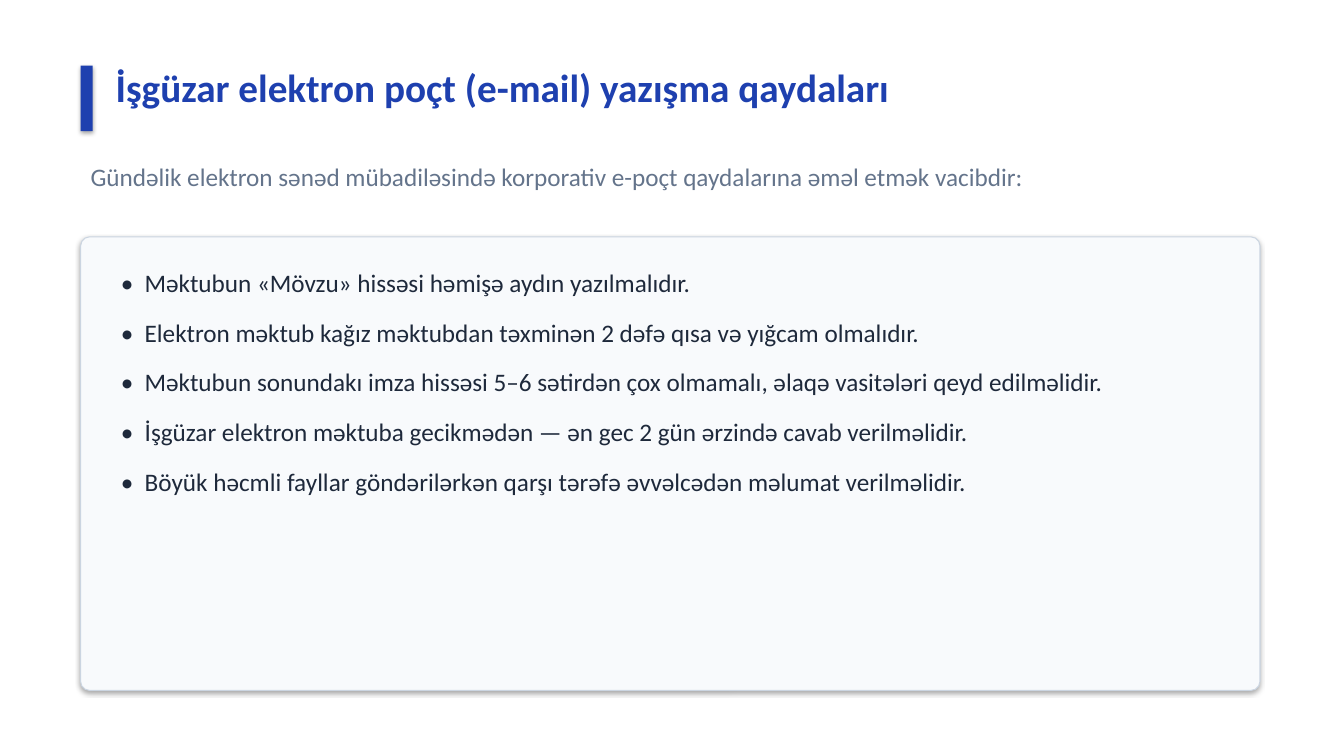
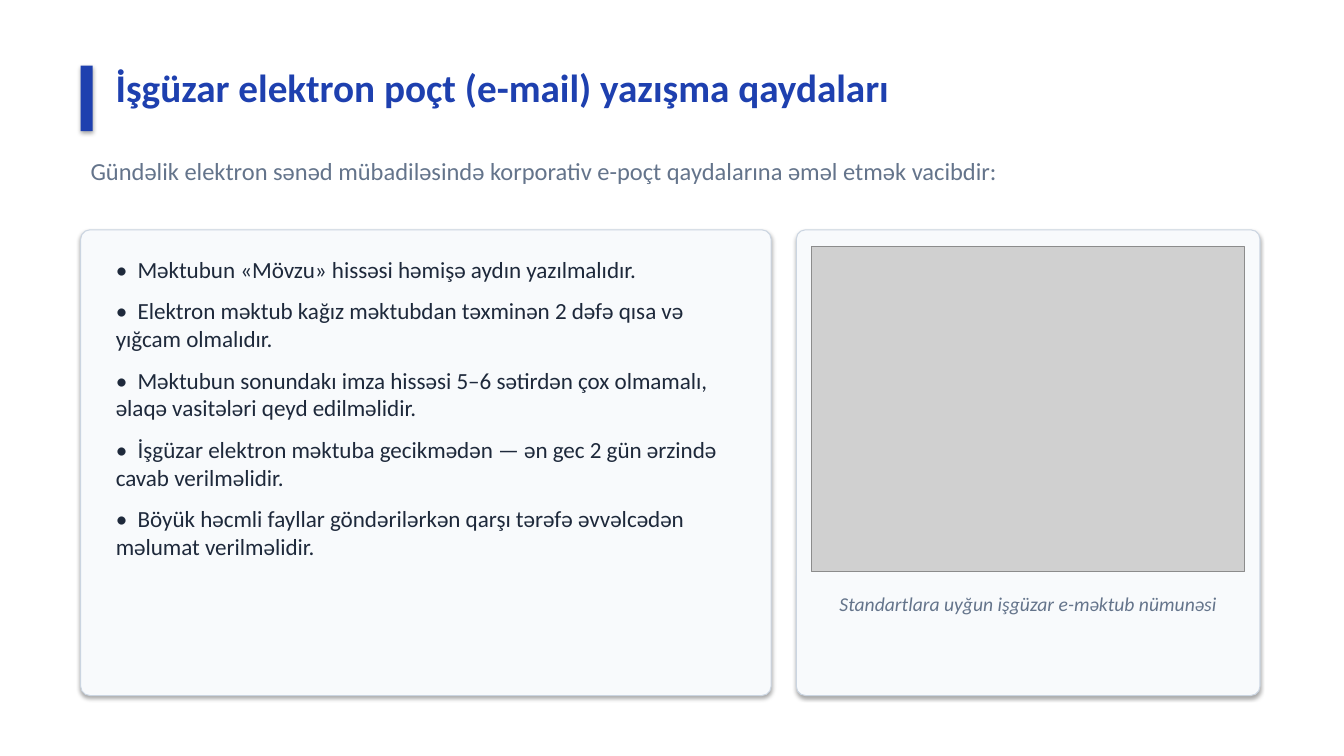
Before and after one commit to elcann7/aztu, a slide deck: slide 9 of Elcan_Seferli_6326A2_Serbest_Is.pptx. Drawn at 1344x756 pixels with LibreOffice and Linux fonts; fonts in the diff are those of the drawing; grey boxes stand for pictures. Boxes give left, top, right and bottom in pixels: in the first picture for what was removed or moved away, otherwise in the second. Text is boxed around its words. In the diff, an @@ line names an element or a change of style, - is before the commit and + after.

Commit message:
feat(pptx): add natural AI photos and visual diagrams to slides 2, 5, 7, 8, 9

```diff
--- a/Elcan_Seferli_6326A2_Serbest_Is.pptx
+++ b/Elcan_Seferli_6326A2_Serbest_Is.pptx
@@ text "Gündəlik elektron sənəd mübadiləsində korporativ ..." at (91,163,997,184): size 18 to 17.5 pt @@
@@ rounded rectangle: place and size @@
-rounded rectangle at (81,237,1260,691)
+rounded rectangle at (81,230,771,696)
@@ rounded rectangle added at (797,230,1260,696), fill #F8FAFC, outline #CBD5E1 0.75 pt @@
@@ text "• Məktubun «Mövzu» hissəsi həmişə ...": place and size @@
-text "• Məktubun «Mövzu» hissəsi həmişə ..." at (145,274,1102,496)
+text "• Məktubun «Mövzu» hissəsi həmişə ..." at (116,262,716,555)
@@ text "• Məktubun «Mövzu» hissəsi həmişə ..." at (116,262,716,555): size 18 to 16.5 pt; less space between paragraphs @@
@@ picture added at (812,247,1245,573) @@
@@ text added at (839,597,1216,615), 14 pt, text #64748B, italic @@
+Standartlara uyğun işgüzar e-məktub nümunəsi
```
Also in this commit, not shown: 6 other slides changed, 1 other file.
